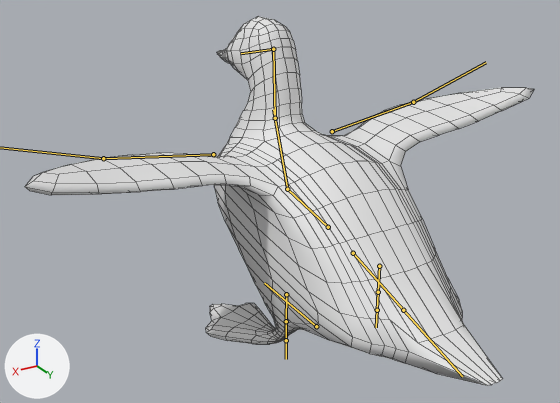
One commit to the FBX model Assets/Models/P1/P1_H3_鸭子.fbx: the scene before it, then after it.
The view is the same before and after, from a 50 mm lens placed at (9.37, 13.83, 10.57), pointed at (1.02, -0.09, 3.61). Lighting does not change. The marker at lower left points along +X, +Y and +Z. The bones that bend it are drawn over the model as lines. Mesh edges are drawn as thin lines.

In view in the first picture: '立方体'.
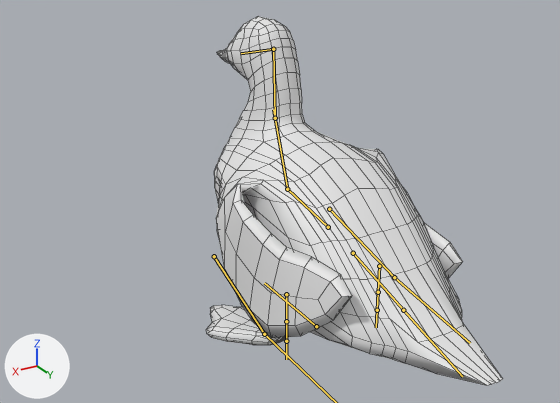
The newer file adds an action. The first version stands in its rest pose; the second is drawn at frame 1 of the action '骨架|silence'.

Pixel boxes (x1, y1, x2, y2) of what changed, in the pictures (560 x 403 px):
'立方体', posed (42% narrower)
    before: (25, 16, 534, 386)
    after: (206, 16, 502, 385)
bone 'chibang.001.L', root to tip
    before: (213, 154) to (103, 158)
    after: (214, 256) to (264, 334)
bone 'chibang.001.R', root to tip
    before: (332, 131) to (413, 102)
    after: (329, 209) to (394, 277)
bone 'chibang.R', root to tip
    before: (413, 102) to (486, 62)
    after: (394, 277) to (470, 343)

The change in detail:
Bone 'chibang.001.L' (bone_chibang_001_l) moves from (0.0, 0.0, 0.0) to (1.16, -0.02, 0.36).
Bone 'chibang.001.L' (bone_chibang_001_l) turns from (0, 0, 0) to (-50, 21, -114) degrees about its own x, y and z.
Bone 'chibang.L' (bone_chibang_l) turns from (0, 0, 0) to (-7, -6, -16) degrees about its own x, y and z.
Bone 'chibang.001.R' (bone_chibang_001_r) moves from (0.0, 0.0, 0.0) to (-0.93, -0.15, 0.49).
Bone 'chibang.001.R' (bone_chibang_001_r) turns from (0, 0, 0) to (-45, -26, 110) degrees about its own x, y and z.
Bone 'chibang.R' (bone_chibang_r) turns from (0, 0, 0) to (-5, 4, 16) degrees about its own x, y and z.
